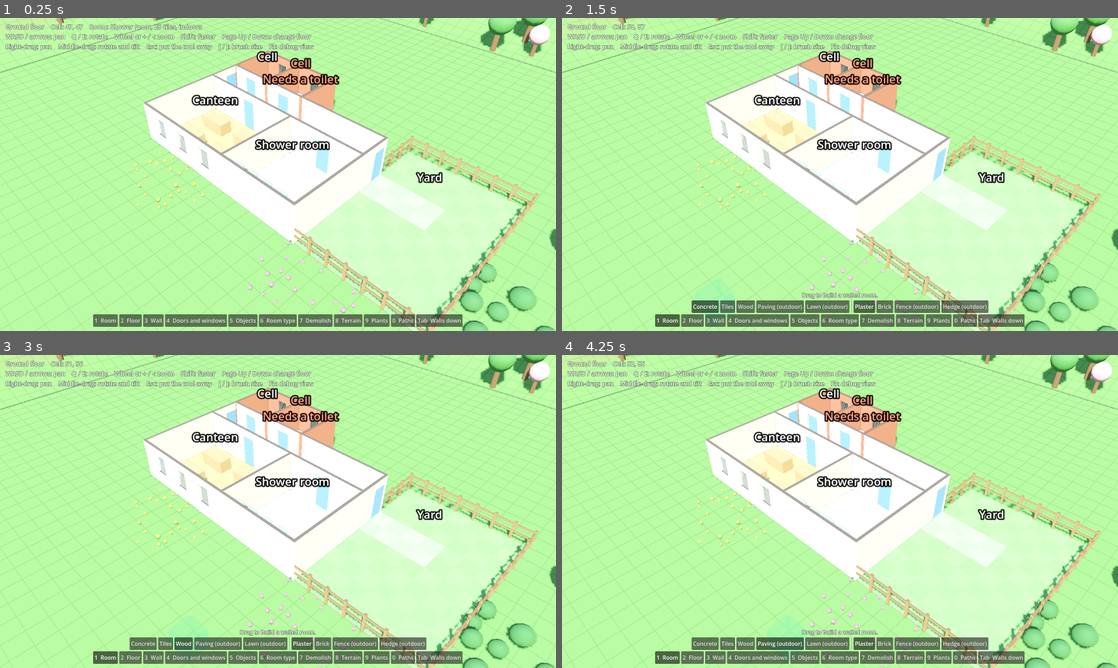
Above: before the commit, frames 1-4 (two rows, left to right).
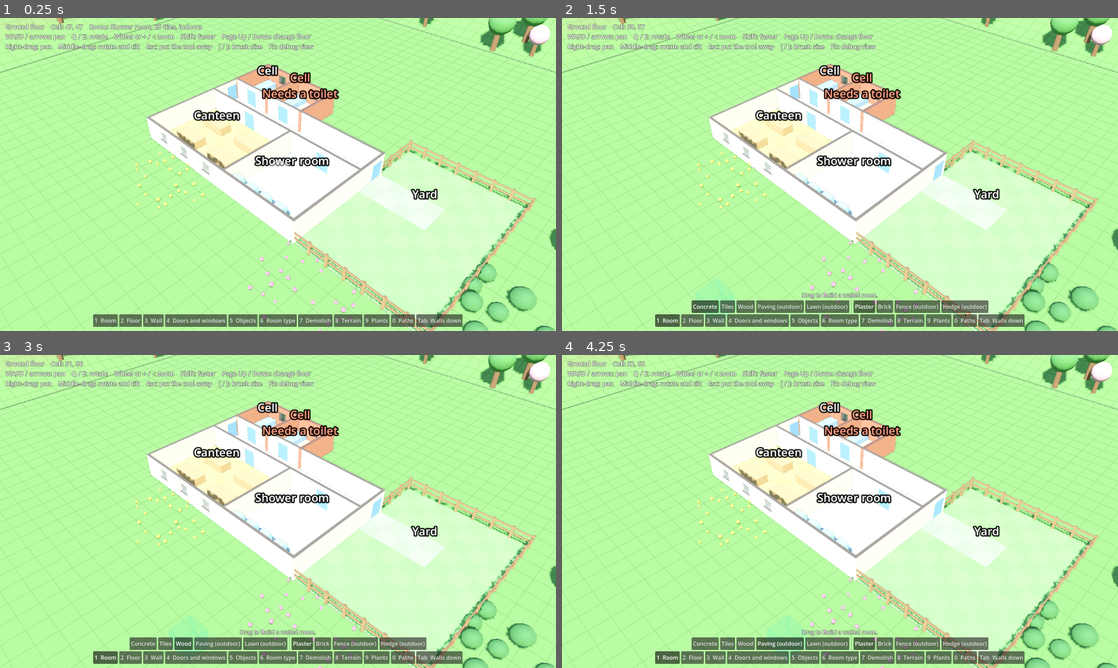
Above: after the commit, the same moments.

Repository: MattA-Official/cosy-sims
Game: Godot game, scene res://games/prison/main.tscn
Same seed, same stepped clock (60 frames per second), same inputs: the game is played once before the commit and once after it.
Inputs:
- Up to frame 1 (0.25 s): no input
- Up to frame 2 (1.5 s): click "1 Room" at 0.5 s; click "Concrete" at 1.25 s
- Up to frame 3 (3 s): click "Tiles" at 2 s; click "Wood" at 2.75 s
- Up to frame 4 (4.25 s): click "Paving (outdoor)" at 3.5 s

The runs differ from the first frame. In frame 1, 10% of the frame differs, in the area x 25-97%, y 10-100%; in frame 2, 9.9%; in frame 3, 9.9%; in frame 4, 9.9%.

Commit message:
Lower storeys, walls and furniture to a stylised scale
Storeys are now 1.75 m with 1.5 m walls, 1.15 m doors and lower
furniture, closer to Prison Architect and Parkitect. A walkable split
is now a quarter metre, sized for people about 0.9 m tall.

Co-Authored-By: Claude Opus 5.5 (1M context) <noreply@anthropic.com>
Claude-Session: https://claude.ai/code/session_01FiqdRz9WaxmHjsNUyKgZiE

Diff:
--- a/core/building/build_controller.gd
+++ b/core/building/build_controller.gd
@@ -18,7 +18,7 @@
 const NUDGE_STEP := 0.25
 ## How far floors may be nudged from their storey's height, below and above.
 const NUDGE_DOWN := 0.5
-const NUDGE_UP := 1.5
+const NUDGE_UP := 0.75
 
 const HINTS := {
 	Tool.NONE: "",
--- a/core/building/building.gd
+++ b/core/building/building.gd
@@ -14,7 +14,7 @@
 ## Something changed on any level.
 signal changed
 
-const STOREY := 3.0
+const STOREY := 1.75
 const MIN_LEVEL := -2
 const MAX_LEVEL := 4
 
--- a/core/building/building_map.gd
+++ b/core/building/building_map.gd
@@ -35,7 +35,7 @@
 const DEFAULT_WALL := &"plaster"
 ## Neighbouring floors further apart in height than this need a ramp or
 ## stairs between them; closer ones are a step people can take.
-const MAX_STEP := 0.5
+const MAX_STEP := 0.25
 
 enum Wall { NONE, WALL, DOOR, WINDOW }
 
--- a/core/building/building_view.gd
+++ b/core/building/building_view.gd
@@ -12,7 +12,7 @@
 ## Which storey this view draws. Off the ground, floors are slabs of
 ## `slab_depth` rather than foundations reaching into the terrain.
 @export var level := 0
-@export var slab_depth := 0.47
+@export var slab_depth := 0.28
 ## Room labels show only on the level being built on.
 @export var show_labels := true:
 	set(value):
@@ -20,12 +20,12 @@
 		queue_rebuild()
 
 @export_group("Walls")
-@export var wall_height := 2.5
-@export var low_wall_height := 0.35 ## Height when walls are cut away.
+@export var wall_height := 1.5
+@export var low_wall_height := 0.25 ## Height when walls are cut away.
 @export var wall_thickness := 0.15
-@export var door_height := 2.0
-@export var window_sill := 0.9
-@export var window_head := 2.0
+@export var door_height := 1.15
+@export var window_sill := 0.5
+@export var window_head := 1.15
 @export var walls_low := false:
 	set(value):
 		walls_low = value
@@ -144,7 +144,7 @@
 		if not map.has_floor(next) or not map.can_walk_between(cell, next):
 			continue
 		var rise := map.floor_height(next) - map.floor_height(cell)
-		if rise <= 0.26:
+		if rise <= BuildingMap.MAX_STEP * 0.5:
 			continue
 		var tread := 0.3 * cs
 		var dir := Vector3(step.x, 0.0, step.y)
--- a/core/building/wall_def.gd
+++ b/core/building/wall_def.gd
@@ -9,7 +9,7 @@
 @export var top_colour := Color(0.36, 0.32, 0.3)
 @export var outdoor := false
 ## Height in metres when walls are up. Fences are usually lower.
-@export var height := 2.5
+@export var height := 1.5
 @export var thickness := 0.15
 ## Draw as posts and rails rather than a solid wall.
 @export var see_through := false
--- a/core/paths/path_view.gd
+++ b/core/paths/path_view.gd
@@ -164,7 +164,7 @@
 	# Rails along both edges.
 	for s in [-1.0, 1.0]:
 		var offset: Vector2 = side * (half - 0.05) * s
-		add_block(st, p0 + offset, p1 + offset, 0.05, top0 + 0.45, top1 + 0.45, minf(top0, top1),
+		add_block(st, p0 + offset, p1 + offset, 0.05, top0 + 0.35, top1 + 0.35, minf(top0, top1),
 				wood.darkened(0.15), wood.darkened(0.15))
 	# A pier under the start of every other stretch keeps it from floating.
 	if terrain != null and int(p0.x * 7.0 + p0.y * 13.0) % 2 == 0:
--- a/games/prison/catalogue/bed.tres
+++ b/games/prison/catalogue/bed.tres
@@ -7,6 +7,6 @@
 id = &"bed"
 display_name = "Bed"
 size = Vector2(1, 2)
-height = 0.45
+height = 0.35
 colour = Color(0.55, 0.68, 0.9, 1)
 tags = Array[StringName]([&"bed"])
--- a/games/prison/catalogue/shower.tres
+++ b/games/prison/catalogue/shower.tres
@@ -8,6 +8,6 @@
 display_name = "Shower"
 size = Vector2(0.75, 0.75)
 snap = 1
-height = 1.9
+height = 1.1
 colour = Color(0.6, 0.85, 0.95, 1)
 tags = Array[StringName]([&"shower"])
--- a/games/prison/catalogue/table.tres
+++ b/games/prison/catalogue/table.tres
@@ -7,6 +7,6 @@
 id = &"table"
 display_name = "Table"
 size = Vector2(2, 1)
-height = 0.75
+height = 0.5
 colour = Color(0.8, 0.62, 0.42, 1)
 tags = Array[StringName]([&"table"])
--- a/games/prison/catalogue/toilet.tres
+++ b/games/prison/catalogue/toilet.tres
@@ -8,6 +8,6 @@
 display_name = "Toilet"
 size = Vector2(0.5, 0.75)
 snap = 1
-height = 0.5
+height = 0.35
 colour = Color(0.95, 0.95, 0.97, 1)
 tags = Array[StringName]([&"toilet"])
--- a/games/prison/catalogue/wall_brick.tres
+++ b/games/prison/catalogue/wall_brick.tres
@@ -9,6 +9,6 @@
 colour = Color(0.78, 0.45, 0.36, 1)
 top_colour = Color(0.42, 0.28, 0.24, 1)
 outdoor = false
-height = 2.5
+height = 1.5
 thickness = 0.2
 see_through = false
--- a/games/prison/catalogue/wall_fence.tres
+++ b/games/prison/catalogue/wall_fence.tres
@@ -9,6 +9,6 @@
 colour = Color(0.66, 0.5, 0.34, 1)
 top_colour = Color(0.5, 0.36, 0.24, 1)
 outdoor = true
-height = 1.1
+height = 0.8
 thickness = 0.08
 see_through = true
--- a/games/prison/catalogue/wall_hedge.tres
+++ b/games/prison/catalogue/wall_hedge.tres
@@ -9,6 +9,6 @@
 colour = Color(0.3, 0.56, 0.28, 1)
 top_colour = Color(0.36, 0.64, 0.32, 1)
 outdoor = true
-height = 1.0
+height = 0.7
 thickness = 0.45
 see_through = false
--- a/games/prison/catalogue/wall_plaster.tres
+++ b/games/prison/catalogue/wall_plaster.tres
@@ -9,6 +9,6 @@
 colour = Color(0.93, 0.88, 0.8, 1)
 top_colour = Color(0.36, 0.32, 0.3, 1)
 outdoor = false
-height = 2.5
+height = 1.5
 thickness = 0.15
 see_through = false
--- a/tests/test_runner.gd
+++ b/tests/test_runner.gd
@@ -503,7 +503,7 @@
 	hover.call(44.5, 43.5)
 	controller._on_release()
 	_check(building.level(-1).rooms().size() == 1 and building.level(-1).floor_height(cell.call(42, 41))
-			< terrain.cell_height(cell.call(42, 41)) - 2.0, "basements go below ground")
+			< terrain.cell_height(cell.call(42, 41)) - Building.STOREY + 0.5, "basements go below ground")
 	# Split levels: raise half the ground room, then go too far.
 	building.active = 0
 	controller.tool = BuildController.Tool.FLOOR
Not shown, changed: docs/design/building.md
